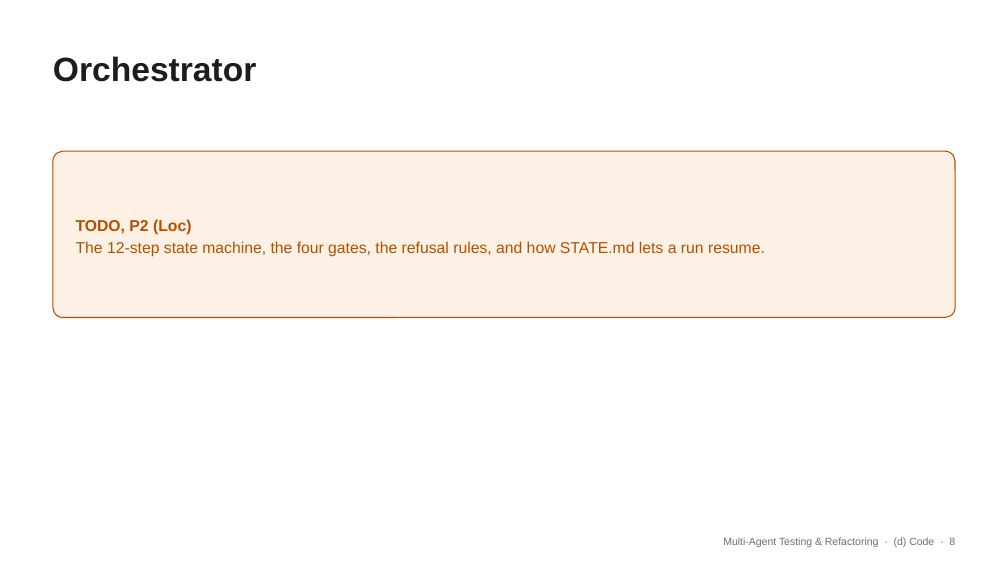
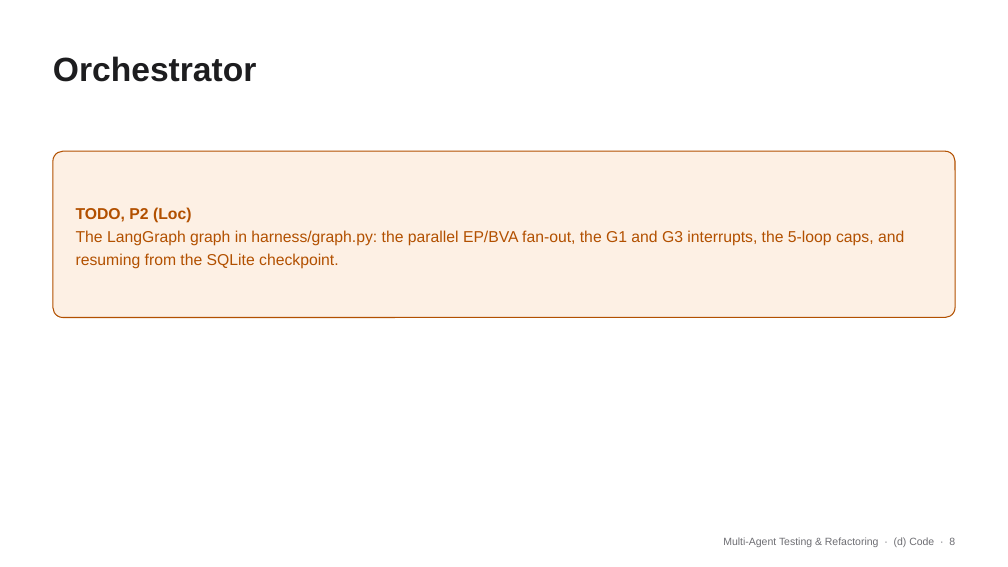
Before and after one commit to JordanTaylorGit/CSE-4392-Multi-Agent-System, a slide deck: slide 8 of slides/team3.pptx. Drawn at 1008x567 pixels with LibreOffice and Linux fonts; fonts in the diff are those of the drawing. Boxes give left, top, right and bottom in pixels: in the first picture for what was removed or moved away, otherwise in the second. Text is boxed around its words. In the diff, an @@ line names an element or a change of style, - is before the commit and + after.

```diff
--- a/slides/team3.pptx
+++ b/slides/team3.pptx
@@ text at (x1=76, y1=230, x2=904, y2=269): text changed @@
-The 12-step state machine, the four gates, the refusal rules, and how STATE.md lets a run resume.
+The LangGraph graph in harness/graph.py: the parallel EP/BVA fan-out, the G1 and G3 interrupts, the 5-loop caps, and resuming from the SQLite checkpoint.
```
Also in this commit, not shown: 3 other slides changed, 2 slides added, 2 slides removed, 6 other files.
